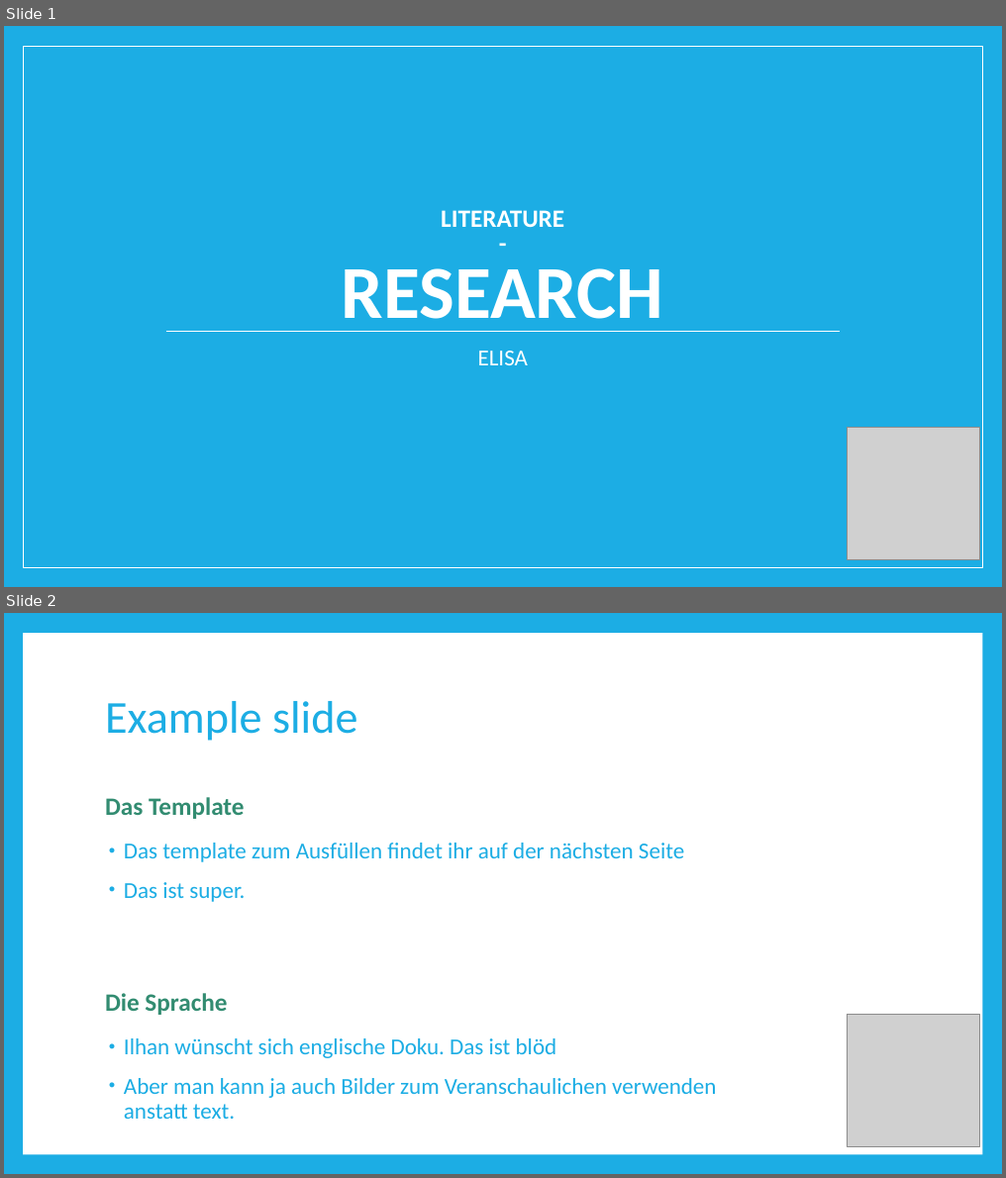
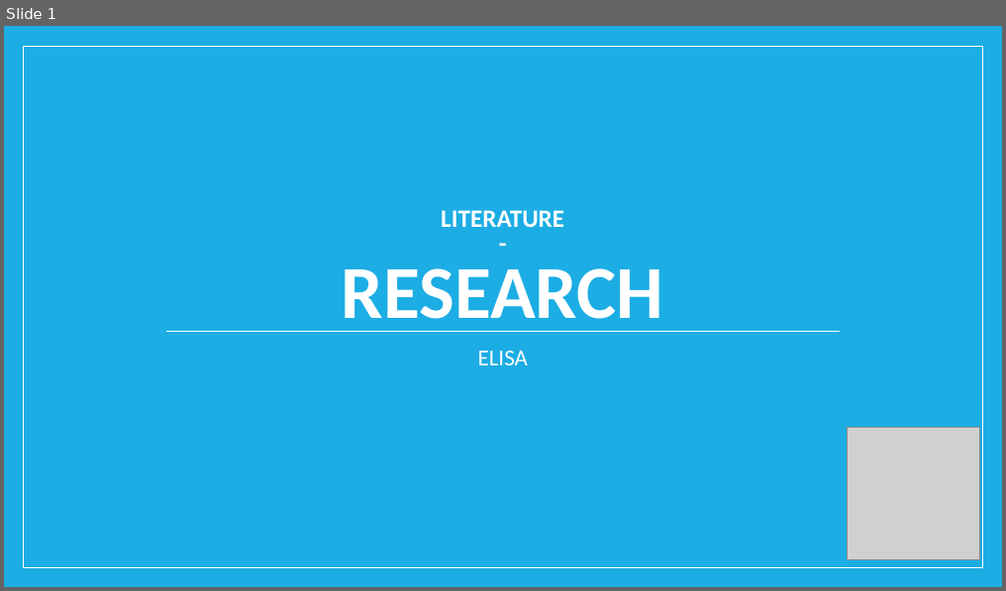
Before and after one commit to riedmaph/einkaufsliste, a slide deck: usabilityEngineering/A1/SC_literatureResearch.pptx. Shown one above the other, each under a label of ours: slides 1 and 2 before the commit, slide 1 after it. The pictures are 1006x1178 and 1006x591 pixels, drawn with LibreOffice and Linux fonts; fonts in the diff are those of the drawing; grey boxes stand for pictures. Boxes give left, top, right and bottom in pixels: in the first picture for what was removed or moved away, otherwise in the second. Text is boxed around its words. In the diff, an @@ line names an element or a change of style, - is before the commit and + after.

```diff
--- a/usabilityEngineering/A1/SC_literatureResearch.pptx
+++ b/usabilityEngineering/A1/SC_literatureResearch.pptx
@@ slide 2 removed at box(4, 613, 1002, 1174), background #1CADE4 @@
@@ rectangle removed at box(23, 633, 982, 1155) @@
@@ title removed at box(105, 701, 357, 741) @@
-Example slide
@@ text removed at box(105, 797, 244, 819) @@
-Das Template
@@ text removed at box(124, 843, 684, 902) @@
-• Das template zum Ausfüllen findet ihr auf der nächsten Seite
-• Das ist super.
@@ text removed at box(105, 993, 227, 1015) @@
-Die Sprache
@@ picture removed at box(846, 1014, 979, 1147) @@
@@ text removed at box(124, 1039, 716, 1119) @@
-• Ilhan wünscht sich englische Doku. Das ist blöd
-• Aber man kann ja auch Bilder zum Veranschaulichen verwenden anstatt text.
```
Also in this commit, not shown: 1 slide added, 1 other slide removed, 1 other file.
